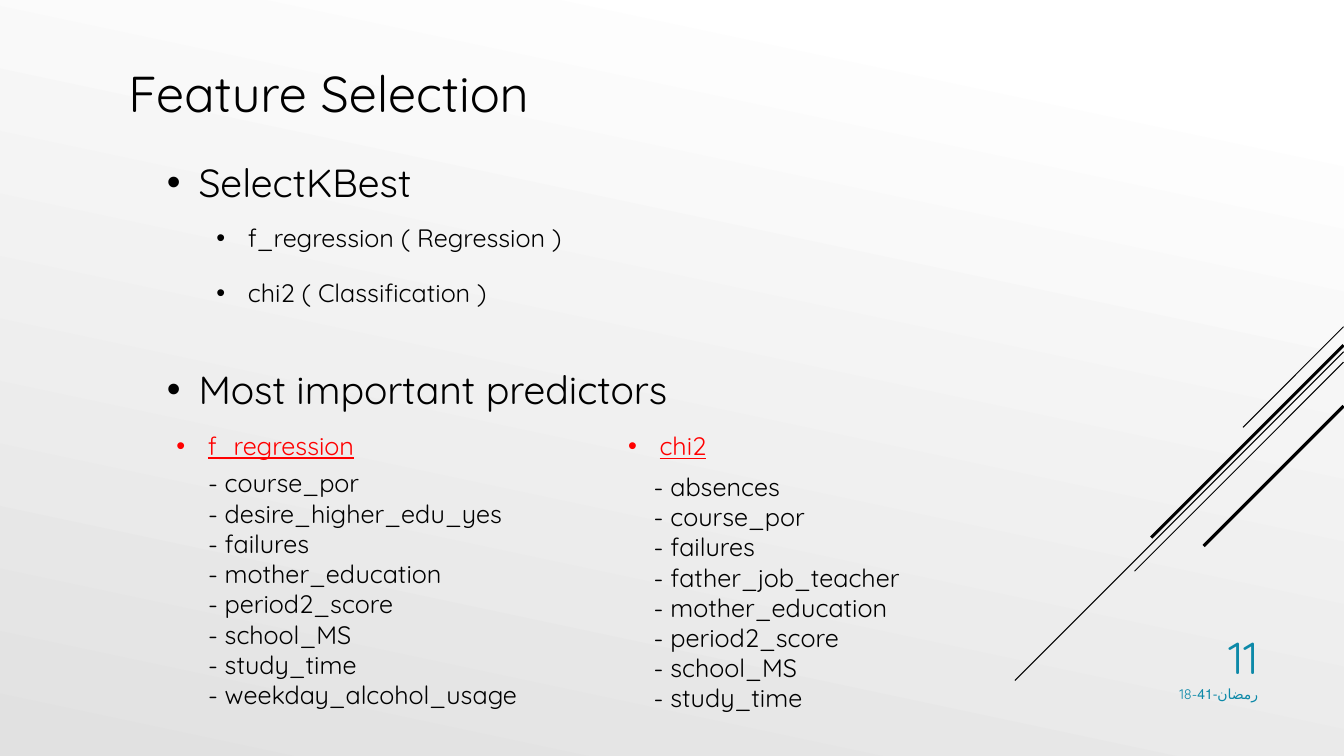
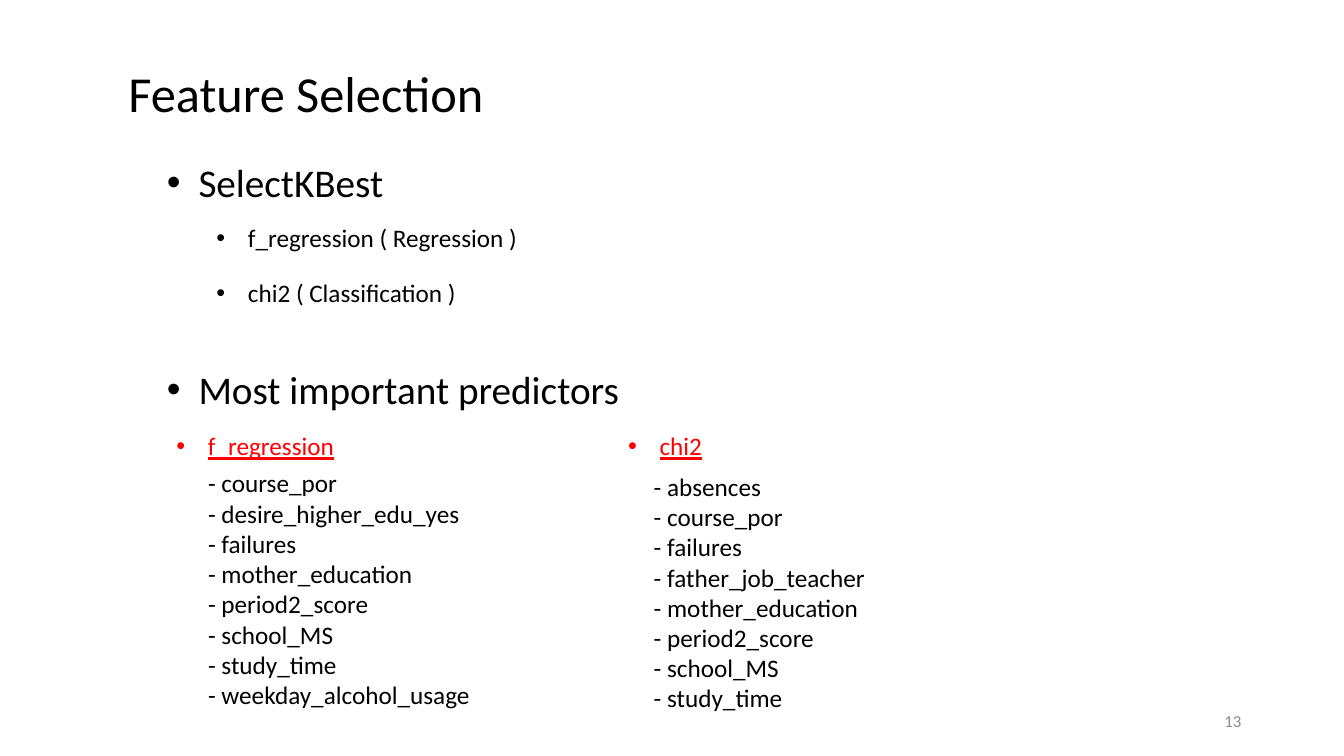
Before and after one commit to AdelAltuwaijri/StudentsPerformanceAnalysis, a slide deck: slide 13 of Student Performance Analysis Project.pptx (slide 11 before the commit). Drawn at 1344x756 pixels with LibreOffice and Linux fonts; fonts in the diff are those of the drawing. Boxes give left, top, right and bottom in pixels: in the first picture for what was removed or moved away, otherwise in the second. Text is boxed around its words. In the diff, an @@ line names an element or a change of style, - is before the commit and + after.

```diff
--- a/Student Performance Analysis Project.pptx
+++ b/Student Performance Analysis Project.pptx
@@ background gradient #FFFFFF to #E1E1E1 to #FFFFFF @@
@@ group removed at <box>1015,327,1344,681</box>: 5 lines @@
@@ font Quicksand to Calibri in 9 elements at <box>199,169,384,198</box>, <box>128,77,483,113</box>, <box>248,229,504,252</box>, <box>248,284,442,303</box>, <box>199,376,619,411</box>, <box>221,479,469,709</box>, <box>667,478,865,711</box>, <box>208,437,334,460</box>, <box>660,437,702,460</box> @@
@@ page number removed at <box>1228,642,1258,674</box> @@
-11
@@ text removed at <box>1179,688,1258,703</box> @@
-18-رمضان-41
@@ page number added at <box>1224,716,1241,727</box>, 12 pt, text #8C8C8C @@
+13
```
Also in this commit, not shown: 12 other slides changed, 7 slides added, 1 slide removed, 7 other files.
